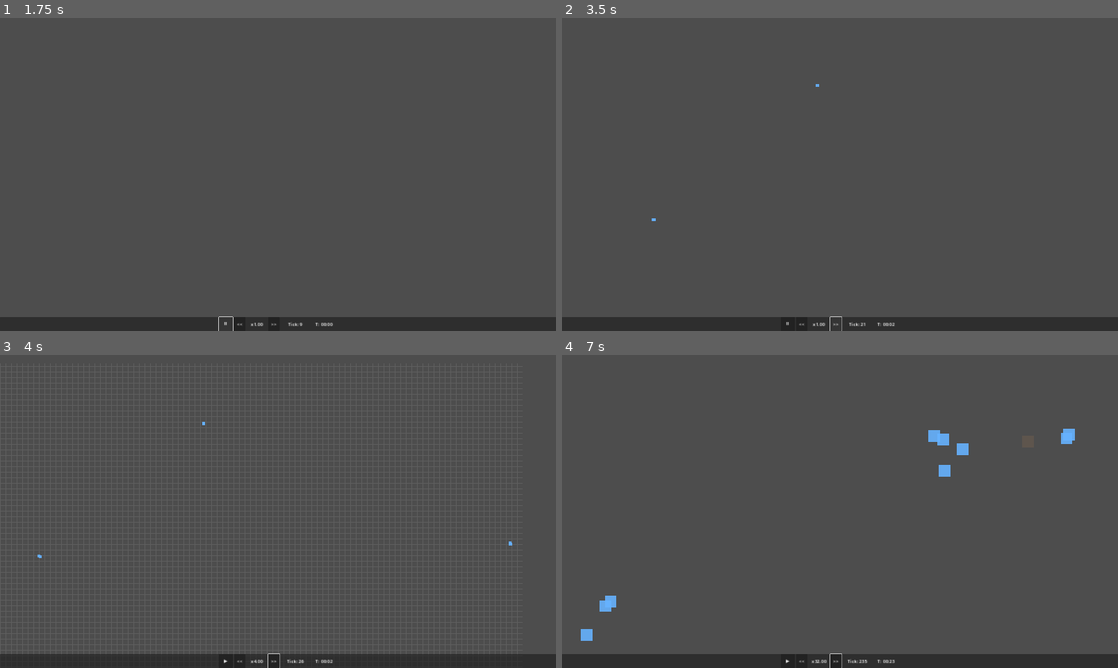
Above: before the commit, frames 1-4 (two rows, left to right).
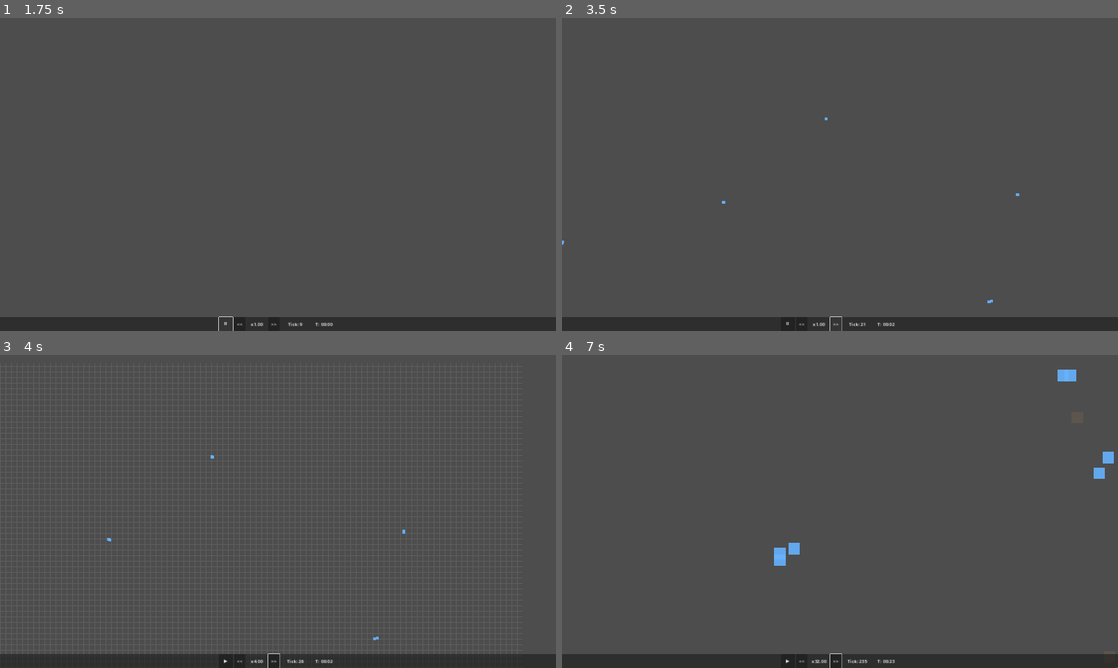
Above: after the commit, the same moments.

Repository: trinityUwU/Primordia
Game: Godot game, scene res://scenes/World.tscn
The game is run twice, just before and just after one commit, with the same random seed, the same clock (stepped at 60 frames per second) and the same inputs.
Inputs (mouse positions are in pixels of both pictures, inside the frame that each line leads up to):
- Up to frame 1 (1.75 s): click "⏸" at 0.5 s; click "▶" at 1.25 s
- Up to frame 2 (3.5 s): click "<<" at 2 s; click ">>" at 2.75 s
- Up to frame 3 (4 s): tap Enter at 3.5 s; move the mouse to (400, 495) at 3.52 s; hold D from 3.53 s (still down); tap G at 3.6 s; click (400, 495) at 3.67 s; tap Space at 3.77 s
- Up to frame 4 (7 s): move the mouse to (728, 527) at 4.27 s; release D at 4.28 s; hold S 4.28-5.03 s; tap 1 at 4.35 s; tap Space at 4.52, 5, 6.02, 6.77 s; move the mouse to (895, 442) at 5.02 s; hold D 5.03-5.78 s; tap 2 at 5.1 s; move the mouse to (812, 574) at 5.77 s; hold W 5.78-6.53 s; tap 3 at 5.85 s; click (812, 574) at 5.92 s; move the mouse to (1006, 558) at 6.52 s; hold A from 6.53 s (still down); tap G at 6.6 s

Frame 1 is identical in both runs. In frame 2, less than 0.1% of the frame differs, in the area x 0-83%, y 21-92%; in frame 3, less than 0.1%; in frame 4, 1.1%, in the area x 3-100%, y 4-100%.

Commit message:
fix: revert dynamic radius, ACTIVE_RADIUS=800 SPAWN_RADIUS=1000 fixed (zoom=0 caused 1fps)

Diff:
--- a/scripts/managers/ChunkSpawner.gd
+++ b/scripts/managers/ChunkSpawner.gd
@@ -1,6 +1,7 @@
 extends Node
 
-const SPAWN_EXTRA: float = 500.0
+const ACTIVE_RADIUS: float = 800.0
+const SPAWN_RADIUS: float = 1000.0
 const MAX_AGENTS: int = 2000
 const MAX_DENSITY_PER_CHUNK: float = 2.0
 const SPAWN_PER_TICK: int = 3
@@ -15,23 +16,10 @@
 	SimulationClock.tick_processed.connect(_on_tick)
 
 
-func _get_spawn_radius() -> float:
-	var vp := get_viewport()
-	if vp == null:
-		return 5000.0
-	var size := vp.get_visible_rect().size
-	var cam := get_tree().get_first_node_in_group("main_camera")
-	var zoom := 1.0
-	if cam != null:
-		zoom = (cam as Camera2D).zoom.x
-	var half_diag := size.length() * 0.5 / zoom
-	return half_diag + SPAWN_EXTRA
-
-
 func _on_tick(tick: int) -> void:
 	_update_camera_pos()
 	if tick % 30 == 0:
-		WorldGrid.update_active_chunks(_camera_world_pos, _get_spawn_radius())
+		WorldGrid.update_active_chunks(_camera_world_pos, ACTIVE_RADIUS)
 	if tick % SPAWN_EVERY_N_TICKS == 0:
 		_maybe_spawn()
 
@@ -50,13 +38,12 @@
 func _maybe_spawn() -> void:
 	if AgentPool._alive_count >= MAX_AGENTS:
 		return
-	var radius := _get_spawn_radius()
 	var to_spawn: int = mini(SPAWN_PER_TICK, MAX_AGENTS - AgentPool._alive_count)
 	var spawned: int = 0
 	var attempts: int = 0
 	while spawned < to_spawn and attempts < to_spawn * 4:
 		attempts += 1
-		var pos: Vector2 = _random_spawn_pos(radius)
+		var pos: Vector2 = _random_spawn_pos()
 		if not _can_spawn_at(pos):
 			continue
 		AgentPool.spawn_bacterium(pos.x, pos.y)
@@ -75,7 +62,7 @@
 	return nearby.size() < int(MAX_DENSITY_PER_CHUNK)
 
 
-func _random_spawn_pos(radius: float) -> Vector2:
+func _random_spawn_pos() -> Vector2:
 	var angle := randf() * TAU
-	var dist := sqrt(randf()) * radius
+	var dist := sqrt(randf()) * SPAWN_RADIUS
 	return _camera_world_pos + Vector2(cos(angle), sin(angle)) * dist
